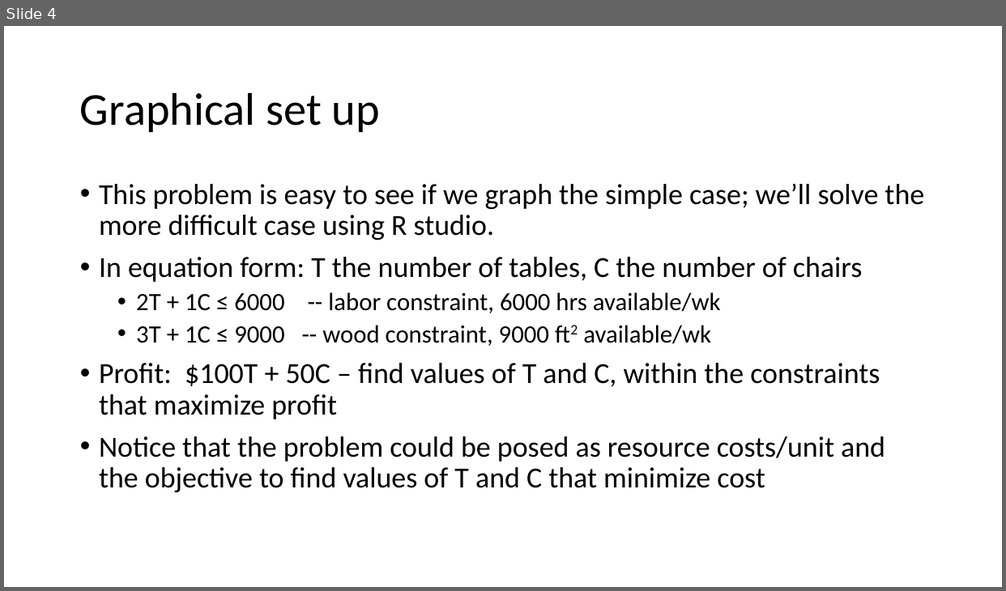
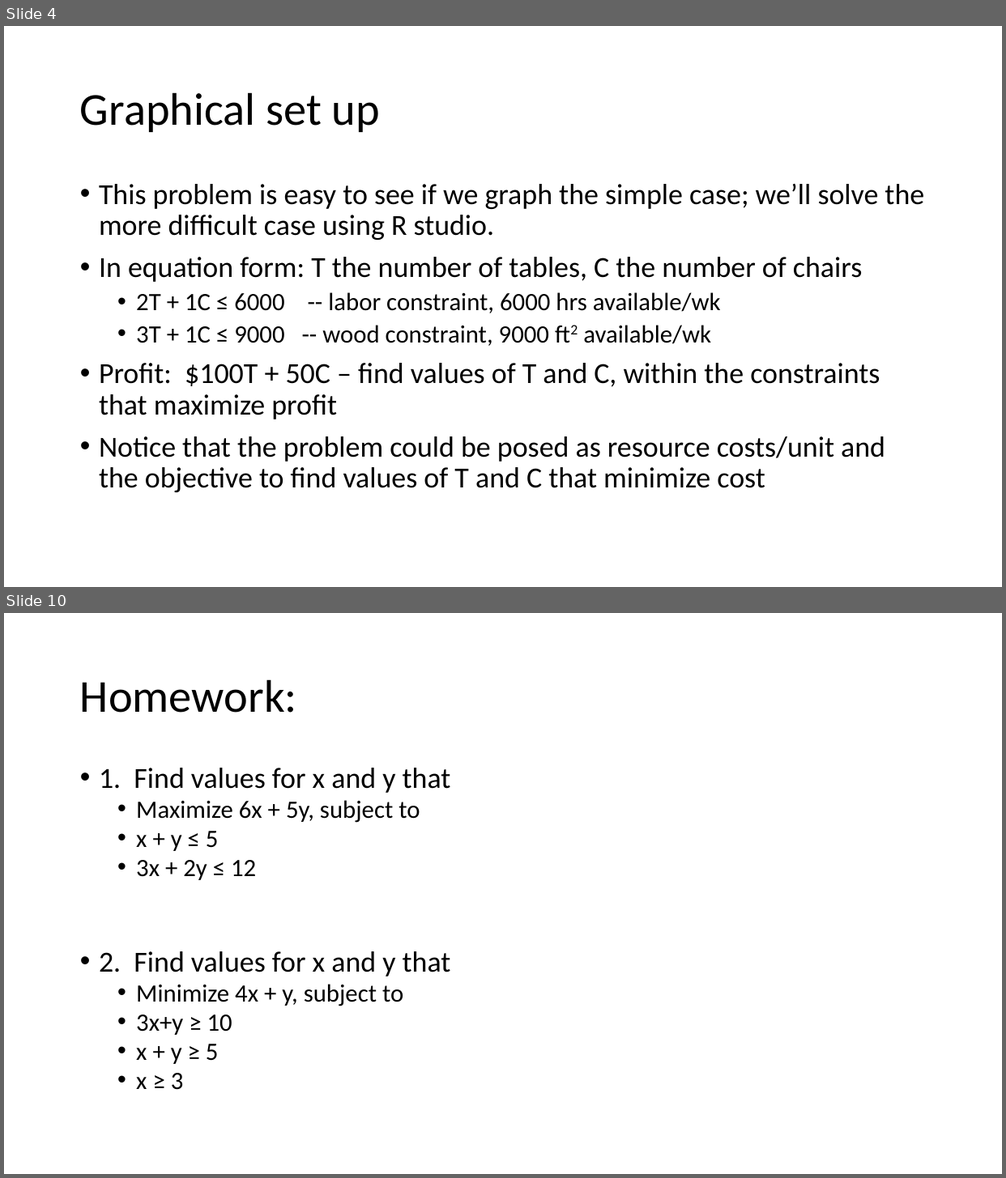
Before and after one commit to polkadottie26/linearProgramming, a slide deck: Introduction to Optimization.pptx. Shown one above the other, each under a label of ours: slide 4 before the commit, slides 4 and 10 after it; the slides between them are not shown. The pictures are 1006x591 and 1006x1178 pixels, drawn with LibreOffice and Linux fonts; fonts in the diff are those of the drawing. Boxes give left, top, right and bottom in pixels: in the first picture for what was removed or moved away, otherwise in the second. Text is boxed around its words. In the diff, an @@ line names an element or a change of style, - is before the commit and + after.

```diff
--- a/Introduction to Optimization.pptx
+++ b/Introduction to Optimization.pptx
@@ slide 10 added at (4,613,1002,1174), background #FFFFFF @@
@@ title added at (80,679,297,713), 44 pt, text #000000 @@
+Homework:
@@ text added at (99,768,451,1090), 24 pt, text #000000 @@
+• 1. Find values for x and y that
+  • Maximize 6x + 5y, subject to
+  • x + y ≤ 5
+  • 3x + 2y ≤ 12
+• 2. Find values for x and y that
+  • Minimize 4x + y, subject to
+  • 3x+y ≥ 10
+  • x + y ≥ 5
+  • x ≥ 3
```
Also in this commit, not shown: 1 slide changed, 5 other slides added, 1 slide removed.
